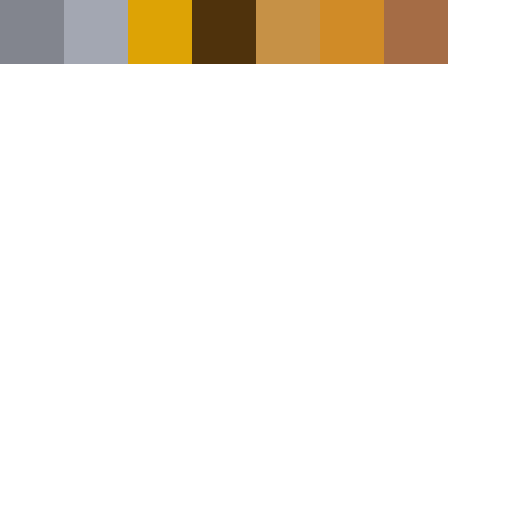
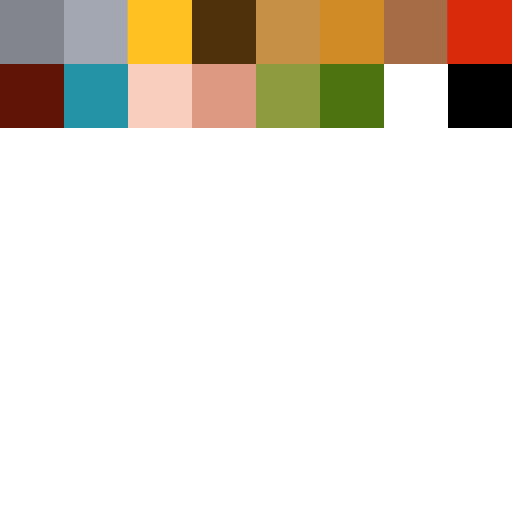
Layer changes from the first 512 × 512 image to the second:
painted on "Layer 2" over [0, 0, 512, 128]
